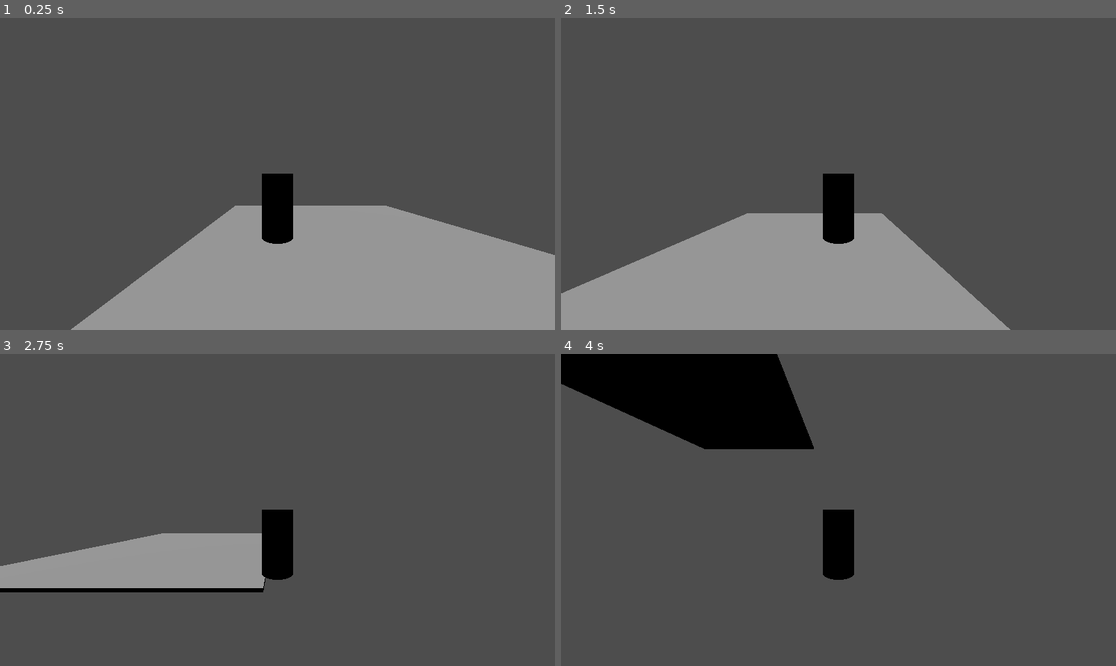
Above: before the commit, frames 1-4 (two rows, left to right).
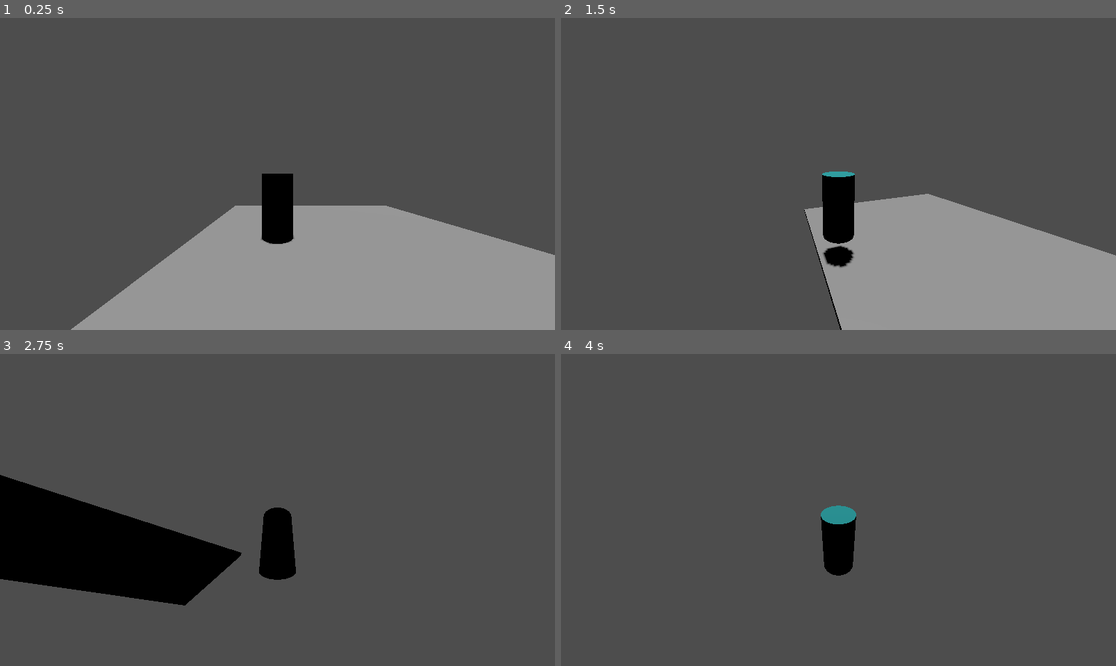
Above: after the commit, the same moments.

Repository: audreyssu/GGJ-2025-BubblegumPlatformer
Game: Godot game, scene res://scenes/world_root.tscn
Two runs of this game, one before a commit and one after it. Both use one fixed random seed, a clock stepped at 60 frames per second and the inputs below.
Inputs (mouse positions are in pixels of both pictures, inside the frame that each line leads up to):
- Up to frame 1 (0.25 s): no input
- Up to frame 2 (1.5 s): tap Enter at 0.5 s; move the mouse to (960, 158) at 0.52 s; hold D (p_right) 0.53-1.28 s; click (960, 158) at 0.6 s; tap Space (p_jump) at 0.77 s; move the mouse to (727, 189) at 1.27 s; hold S (p_backward) from 1.28 s (still down); click (727, 189) at 1.35 s
- Up to frame 3 (2.75 s): tap Space (p_jump) at 1.52 s; move the mouse to (333, 441) at 2.02 s; release S (p_backward) at 2.03 s; hold D (p_right) from 2.03 s (still down); tap W (p_foreward) at 2.1 s; click (333, 441) at 2.3 s
- Up to frame 4 (4 s): move the mouse to (810, 572) at 2.77 s; click (810, 572) at 2.85 s; tap Space (p_jump) at 3.02, 3.77 s; move the mouse to (1005, 556) at 3.52 s; release D (p_right) at 3.53 s; hold A (p_left) from 3.53 s (still down); click (1005, 556) at 3.6 s

The runs differ from the first frame. In frame 1, less than 0.1% of the frame differs, in the area x 47-54%, y 69-73%; in frame 2, 25%, in the area x 0-100%, y 49-100%; in frame 3, 12%; in frame 4, 11%.

Commit message:
Camera controls are working

Diff:
--- a/bubblegamejam/project.godot
+++ b/bubblegamejam/project.godot
@@ -14,6 +14,10 @@
 run/main_scene="res://scenes/world_root.tscn"
 config/features=PackedStringArray("4.3", "Forward Plus")
 config/icon="res://assets/icon.svg"
+
+[autoload]
+
+Settings="*res://scripts/settings.gd"
 
 [input]
 
@@ -53,6 +57,26 @@
 , Object(InputEventJoypadButton,"resource_local_to_scene":false,"resource_name":"","device":-1,"button_index":2,"pressure":0.0,"pressed":true,"script":null)
 ]
 }
+cam_up={
+"deadzone": 0.5,
+"events": [Object(InputEventJoypadMotion,"resource_local_to_scene":false,"resource_name":"","device":-1,"axis":3,"axis_value":-1.0,"script":null)
+]
+}
+cam_down={
+"deadzone": 0.5,
+"events": [Object(InputEventJoypadMotion,"resource_local_to_scene":false,"resource_name":"","device":-1,"axis":3,"axis_value":1.0,"script":null)
+]
+}
+cam_left={
+"deadzone": 0.5,
+"events": [Object(InputEventJoypadMotion,"resource_local_to_scene":false,"resource_name":"","device":-1,"axis":2,"axis_value":-1.0,"script":null)
+]
+}
+cam_right={
+"deadzone": 0.5,
+"events": [Object(InputEventJoypadMotion,"resource_local_to_scene":false,"resource_name":"","device":-1,"axis":2,"axis_value":1.0,"script":null)
+]
+}
 
 [layer_names]
 
--- a/bubblegamejam/scenes/player.tscn
+++ b/bubblegamejam/scenes/player.tscn
@@ -1,8 +1,11 @@
-[gd_scene load_steps=4 format=3 uid="uid://cv3ijnrb4x4bh"]
+[gd_scene load_steps=5 format=3 uid="uid://cv3ijnrb4x4bh"]
 
 [ext_resource type="Script" path="res://scripts/player.gd" id="1_3j32x"]
 
 [sub_resource type="CylinderMesh" id="CylinderMesh_1jqlk"]
+
+[sub_resource type="StandardMaterial3D" id="StandardMaterial3D_ktrhp"]
+albedo_color = Color(0.106773, 0.538965, 0.548114, 1)
 
 [sub_resource type="CylinderShape3D" id="CylinderShape3D_udgd5"]
 
@@ -12,15 +15,19 @@
 
 [node name="charMesh" type="MeshInstance3D" parent="."]
 transform = Transform3D(1, 0, 0, 0, 1, 0, 0, 0, 1, 0, 1, 0)
+gi_mode = 0
 mesh = SubResource("CylinderMesh_1jqlk")
+surface_material_override/0 = SubResource("StandardMaterial3D_ktrhp")
 
 [node name="hitbox" type="CollisionShape3D" parent="."]
 transform = Transform3D(1, 0, 0, 0, 1, 0, 0, 0, 1, 0, 1, 0)
 shape = SubResource("CylinderShape3D_udgd5")
 
-[node name="cameraPoint" type="Node3D" parent="."]
+[node name="h" type="Node3D" parent="."]
 transform = Transform3D(1, 0, 0, 0, 1, 0, 0, 0, 1, 0, 1, 0)
 
-[node name="camera" type="Camera3D" parent="cameraPoint"]
+[node name="v" type="Node3D" parent="h"]
+
+[node name="camera" type="Camera3D" parent="h/v"]
 transform = Transform3D(1, 0, 0, 0, 1, 0, 0, 0, 1, 2.15424e-07, 0.982936, 4.92832)
 fov = 90.0
--- a/bubblegamejam/scenes/world_root.tscn
+++ b/bubblegamejam/scenes/world_root.tscn
@@ -13,3 +13,4 @@
 
 [node name="DirectionalLight3D" type="DirectionalLight3D" parent="."]
 transform = Transform3D(1, 0, 0, 0, -4.37114e-08, 1, 0, -1, -4.37114e-08, 0, 12.4737, 0.0953839)
+shadow_enabled = true
--- a/bubblegamejam/scripts/player.gd
+++ b/bubblegamejam/scripts/player.gd
@@ -7,28 +7,52 @@
 
 @export var numBubbles:int = MAX_BUBBLES
 
+func _init() -> void:
+	Input.set_mouse_mode(Input.MOUSE_MODE_CAPTURED)
+	#Input.set_mouse_mode(Input.MOUSE_MODE_HIDDEN)
+	pass
+
+func _input(event: InputEvent) -> void:
+	#Rotates the camera using the mouse
+	if event is InputEventMouseMotion:
+		#Found out I had to seperate the rotation across two nodes from the link below
+		#https://godotforums.org/d/24512-how-do-a-rotate-an-object-around-a-point/5
+		$h.rotate_y(deg_to_rad(-event.screen_relative.x * Settings.sensitivity))
+		$h/v.rotate_x(deg_to_rad(-event.relative.y * Settings.sensitivity))
+		$h/v.rotation.x = clampf($h/v.rotation.x, deg_to_rad(-89), deg_to_rad(89))
+		pass
+
+#Rotates the camera using a controller
+func rotateCameraController():
+	var rotationDir = Input.get_vector("cam_left", "cam_right", "cam_up", "cam_down")
+
+	if rotationDir:
+		$h.rotate_y(deg_to_rad(-rotationDir.x * 3))
+		$h/v.rotate_x(deg_to_rad(-rotationDir.y * 3))
+		$h/v.rotation.x = clampf($h/v.rotation.x, deg_to_rad(-89), deg_to_rad(89))
+	pass
 
 func _physics_process(delta: float) -> void:
 	# Add the gravity.
 	if not is_on_floor():
 		velocity += get_gravity() * delta
 
+	rotateCameraController()
+
 	#Blow bubbles
 	if Input.is_action_just_pressed("p_blowbubble") and numBubbles > 0:
 		numBubbles -= 1
 
 	#for testing UI
-	if Input.is_action_just_pressed("p_blowbubble") and numBubbles <= 0:
-		numBubbles = MAX_BUBBLES
+	#if Input.is_action_just_pressed("p_blowbubble") and numBubbles < 0:
+	#	numBubbles = MAX_BUBBLES
 
-	# Handle jump.
 	if Input.is_action_just_pressed("p_jump") and is_on_floor():
 		velocity.y = jumpPower
 
-	# Get the input direction and handle the movement/deceleration.
-	# As good practice, you should replace UI actions with custom gameplay actions.
 	var input_dir := Input.get_vector("p_left", "p_right", "p_foreward", "p_backward")
-	var direction := (transform.basis * Vector3(input_dir.x, 0, input_dir.y)).normalized()
+	var direction = (Vector3(input_dir.x, 0, input_dir.y).rotated(Vector3.UP, $h.rotation.y)).normalized()
+
 	if direction:
 		velocity.x = direction.x * moveSpeed
 		velocity.z = direction.z * moveSpeed
--- /dev/null
+++ b/bubblegamejam/scripts/settings.gd
@@ -0,0 +1,4 @@
+#Put all configuration variables in here
+extends Node
+
+var sensitivity:float = 0.31
